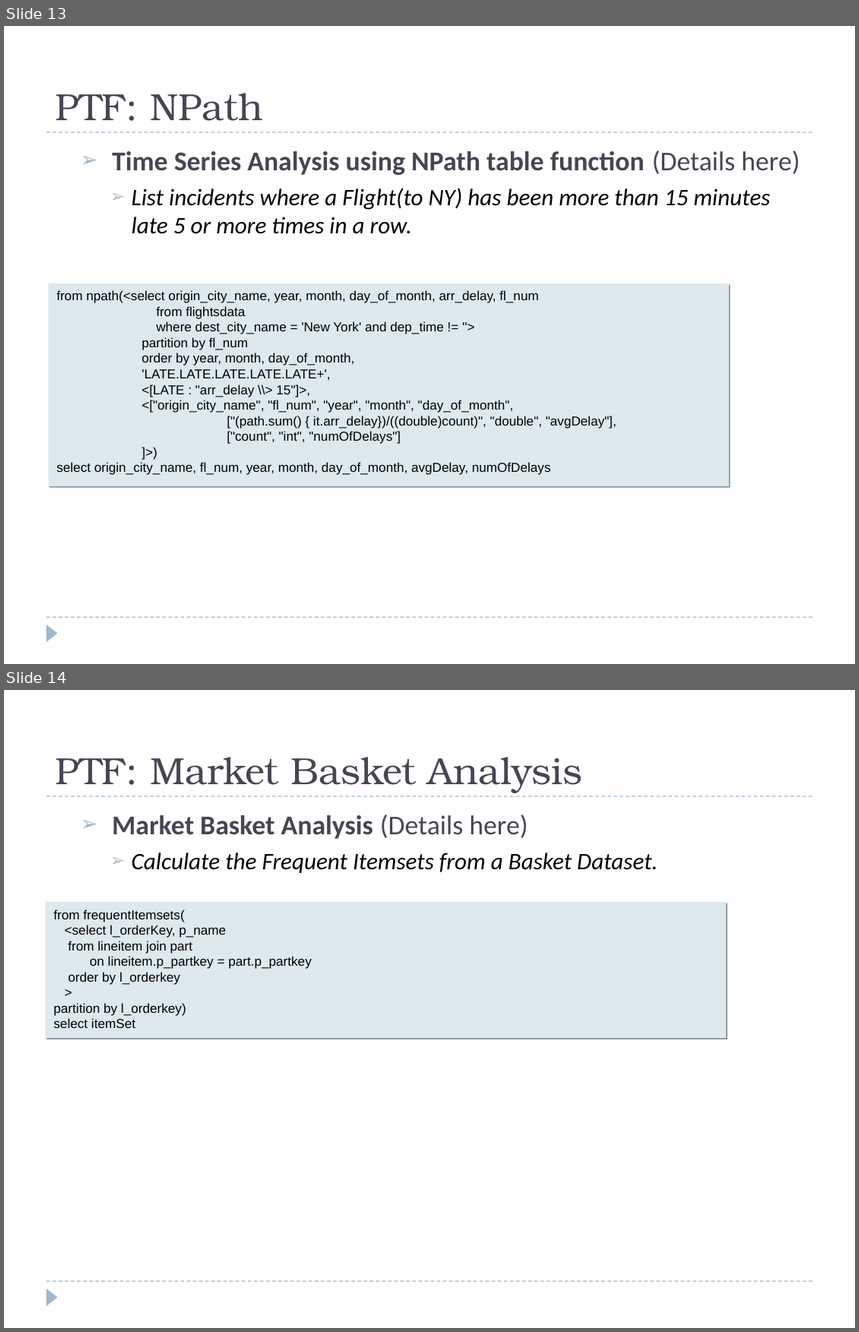
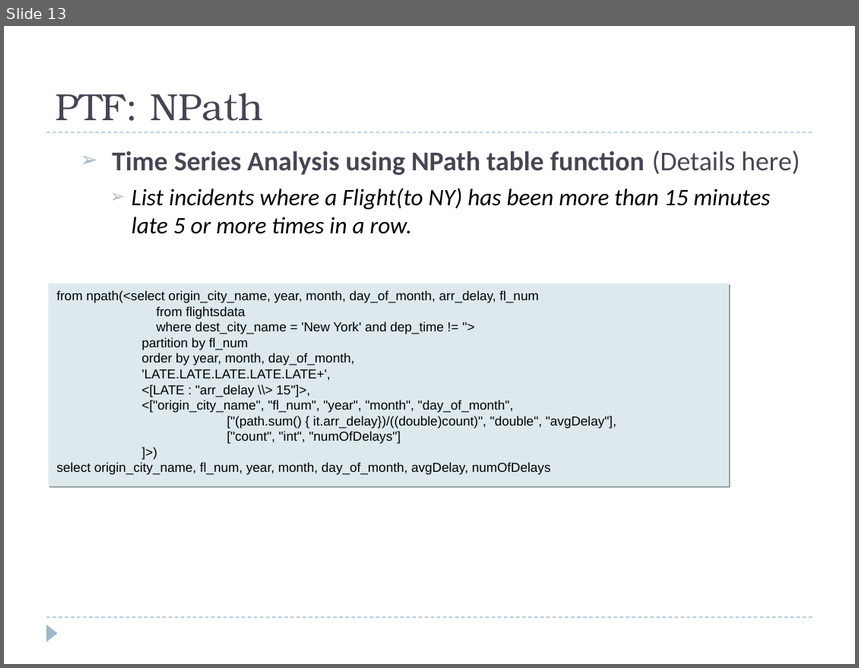
Before and after one commit to hbutani/SQLWindowing, a slide deck: docs/SQW.ppt. Shown one above the other, each under a label of ours: slides 13 and 14 before the commit, slide 13 after it. The pictures are 859x1332 and 859x668 pixels, drawn with LibreOffice and Linux fonts; fonts in the diff are those of the drawing. Boxes give left, top, right and bottom in pixels: in the first picture for what was removed or moved away, otherwise in the second. Text is boxed around its words. In the diff, an @@ line names an element or a change of style, - is before the commit and + after.

Commit message:
update SQW presentation

```diff
--- a/docs/SQW.ppt
+++ b/docs/SQW.ppt
@@ slide 14 removed at (4, 690, 855, 1328), background #FFFFFF; not listed: 3 template elements that a slide beside it also shows @@
@@ title removed at (55, 757, 582, 793) @@
-PTF: Market Basket Analysis
@@ text removed at (112, 815, 658, 873) @@
-  ➢ Market Basket Analysis (Details here)
-    ➢ Calculate the Frequent Itemsets from a Basket Dataset.
@@ rectangle removed at (46, 902, 727, 1038) @@
-from frequentItemsets(
-<select l_orderKey, p_name
-from lineitem join part
-on lineitem.p_partkey = part.p_partkey
-order by l_orderkey
->
-partition by l_orderkey)
-select itemSet
```
Also in this commit, not shown: 1 slide changed, 2 slides added, 1 other slide removed, 2 other files.
